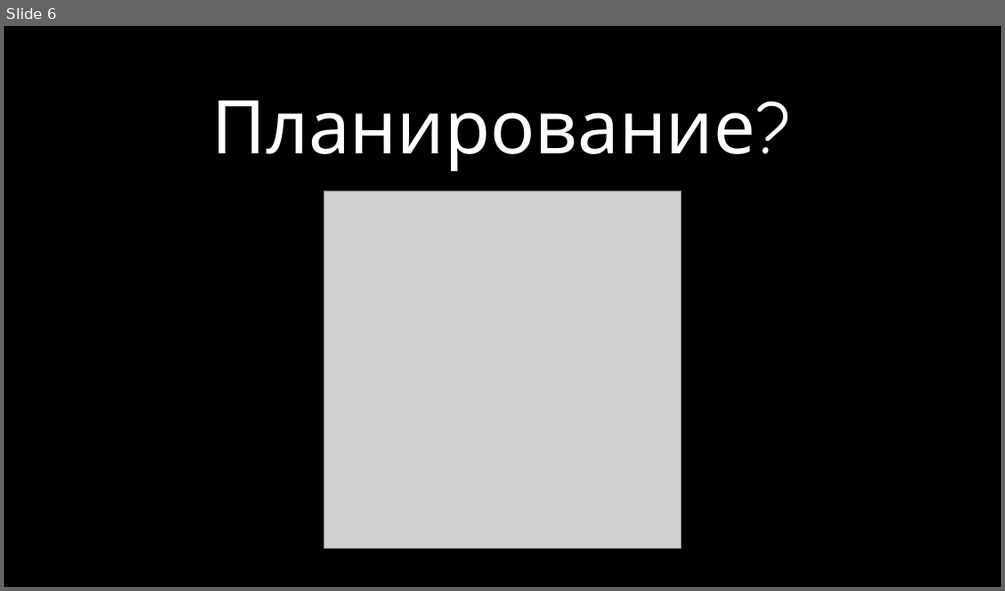
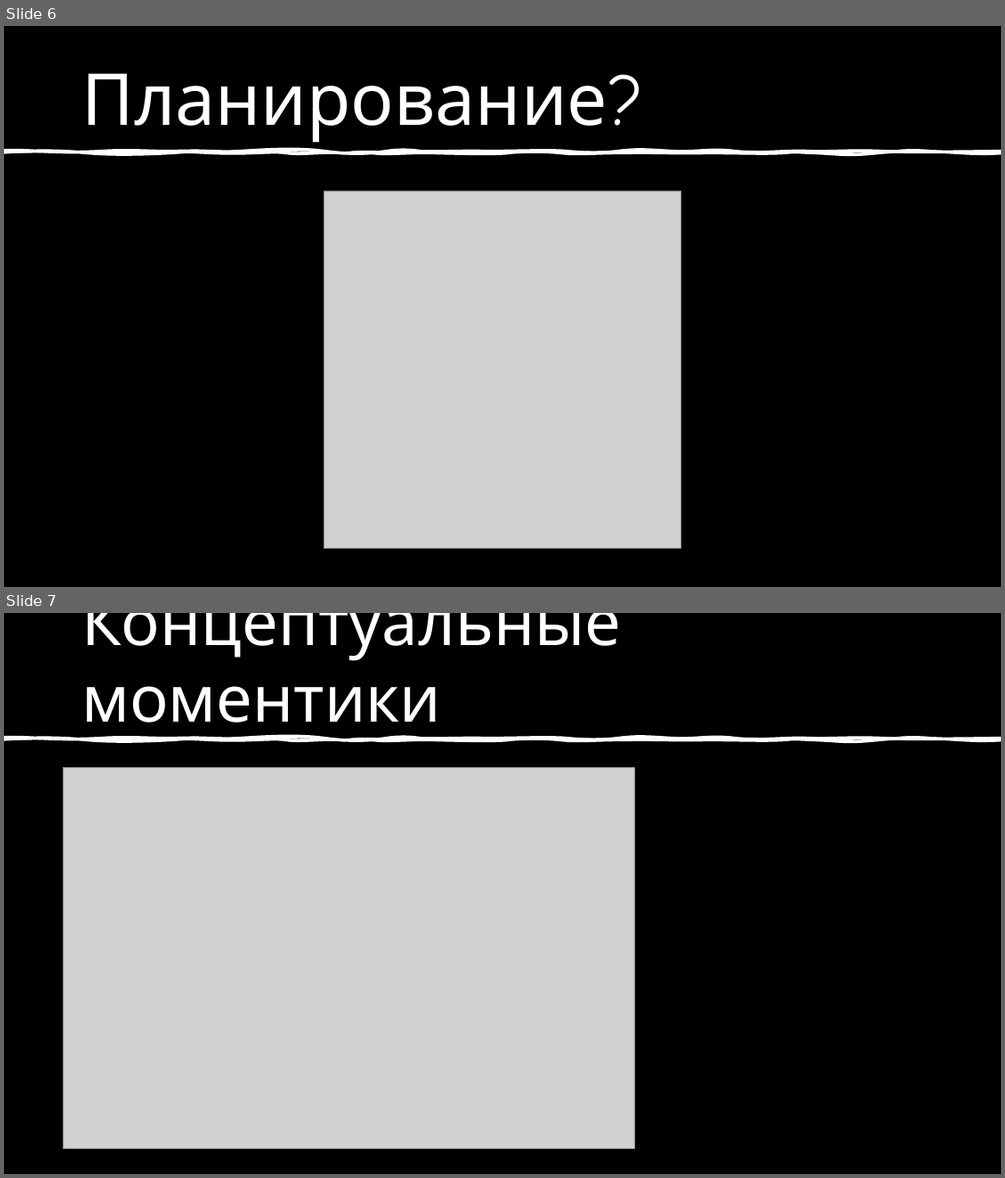
Before and after one commit to nastosinka/oops_trap, a slide deck: docs/Oopps!Trap!.pptx. Shown one above the other, each under a label of ours: slide 6 before the commit, slides 6 and 7 after it. The pictures are 1005x591 and 1005x1178 pixels, drawn with LibreOffice and Linux fonts; fonts in the diff are those of the drawing; grey boxes stand for pictures; background and template pictures are left out. Boxes give left, top, right and bottom in pixels: in the first picture for what was removed or moved away, otherwise in the second. Text is boxed around its words. In the diff, an @@ line names an element or a change of style, - is before the commit and + after.

```diff
--- a/docs/Oopps!Trap!.pptx
+++ b/docs/Oopps!Trap!.pptx
@@ slide 7 added at box(4, 613, 1001, 1174), background picture (left out) @@
@@ rectangle added at box(4, 613, 1001, 1174), fill #000000 @@
@@ title added at box(81, 613, 621, 739), 62 pt, text #FFFFFF @@
+          Концептуальные моментики
@@ freeform shape added at box(4, 736, 1001, 741), fill #FFFFFF @@
@@ freeform shape added at box(4, 737, 1001, 742), outline #FFFFFF 3 pt @@
@@ picture added at box(63, 767, 634, 1148) @@
@@ slide 6 changed as well @@
@@ title "Планирование?": place and size @@
-title "Планирование?" at box(212, 100, 756, 171)
+title "Планирование?" at box(81, 73, 607, 143)
@@ title "Планирование?" at box(81, 73, 607, 143): size 71.3 to 68.9 pt; alignment centre to left; list level 1 to 6 in "Планирование?" @@
@@ freeform shape added at box(4, 149, 1001, 154), fill #FFFFFF @@
@@ freeform shape added at box(4, 150, 1001, 155), outline #FFFFFF 3 pt @@
```
Also in this commit, not shown: 5 other slides changed, 1 other slide added.
